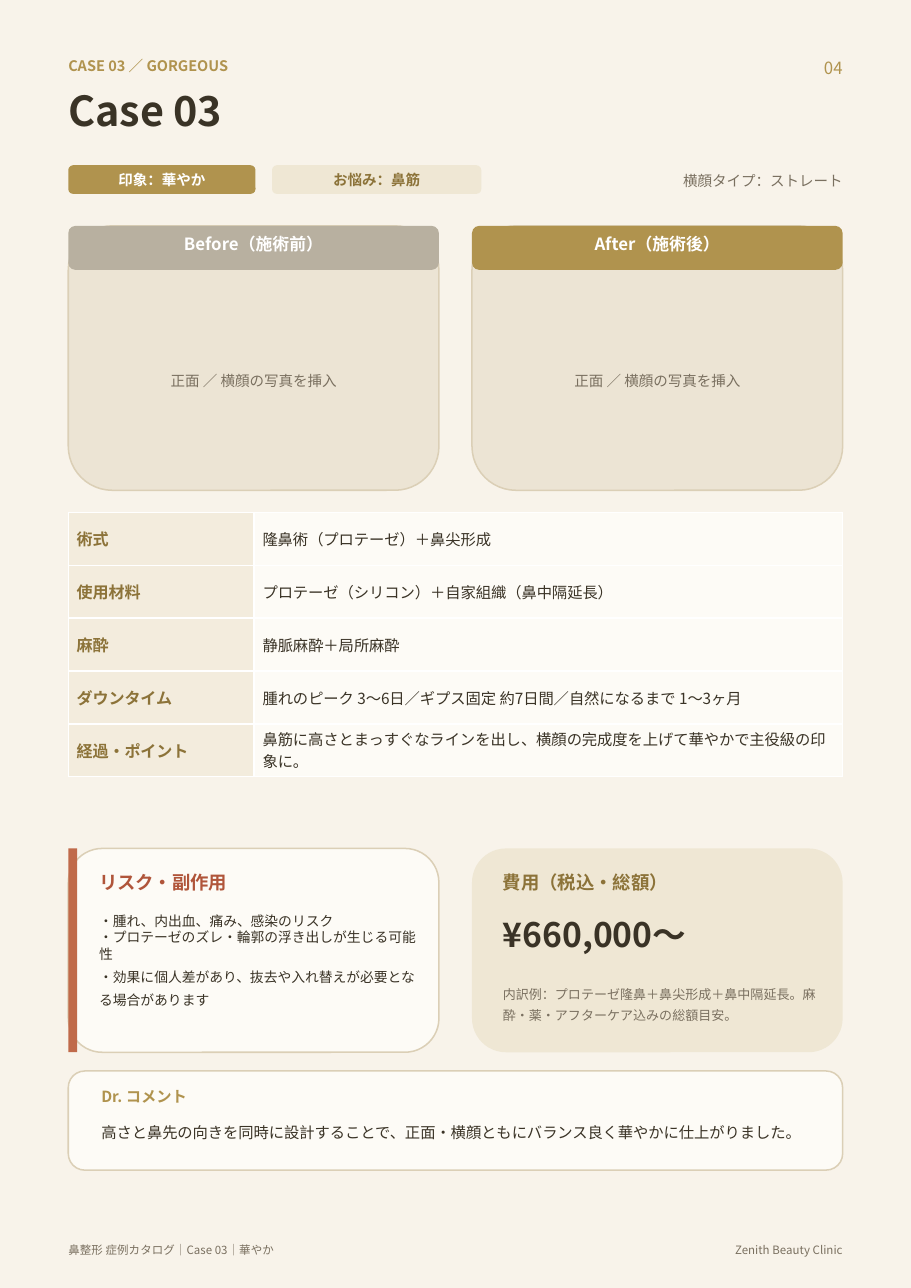
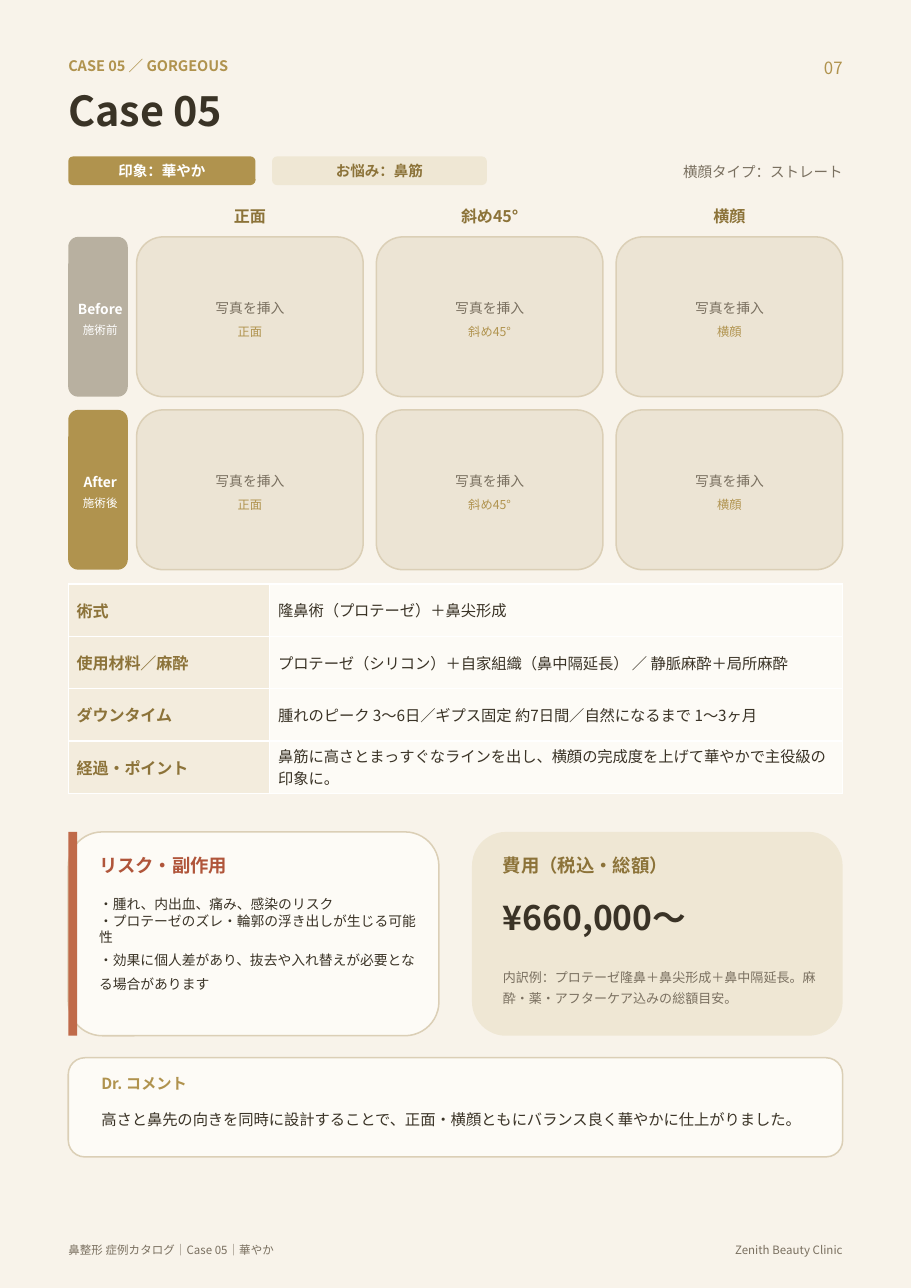
Before and after one commit to hidekkobonba/nosejob, a slide deck: slide 8 of 鼻整形_症例カタログ.pptx (slide 5 before the commit). Drawn at 911x1288 pixels with LibreOffice and Linux fonts; fonts in the diff are those of the drawing. Boxes give left, top, right and bottom in pixels: in the first picture for what was removed or moved away, otherwise in the second. Text is boxed around its words. In the diff, an @@ line names an element or a change of style, - is before the commit and + after.

```diff
--- a/鼻整形_症例カタログ.pptx
+++ b/鼻整形_症例カタログ.pptx
@@ text at [68, 60, 229, 71]: text changed @@
-CASE 03 ／ GORGEOUS
+CASE 05 ／ GORGEOUS
@@ text at [824, 61, 843, 74]: text changed @@
-04
+07
@@ text at [68, 95, 223, 127]: text changed @@
-Case 03
+Case 05
@@ 2 texts, 1 rounded rectangle: place and size @@
-2 texts, 1 rounded rectangle at [68, 165, 843, 194]
+2 texts, 1 rounded rectangle at [68, 156, 843, 185]
@@ text "お悩み：鼻筋": place and size @@
-text "お悩み：鼻筋" at [333, 172, 420, 187]
+text "お悩み：鼻筋" at [336, 163, 423, 178]
@@ rounded rectangle: place and size @@
-rounded rectangle at [272, 165, 481, 194]
+rounded rectangle at [272, 156, 487, 185]
@@ text added at [234, 209, 266, 224], 10.5 pt, text #8C7339, bold @@
+正面
@@ text added at [461, 208, 518, 224], 10.5 pt, text #8C7339, bold @@
+斜め45°
@@ text added at [713, 206, 745, 227], 10.5 pt, text #8C7339, bold @@
+横顔
@@ text "Before" at [78, 303, 123, 335]: vertical alignment top to middle @@
@@ rounded rectangle removed at [68, 226, 440, 270] @@
@@ rounded rectangle added at [68, 237, 128, 397], fill #B8B0A0 @@
@@ rounded rectangle: place and size @@
-rounded rectangle at [68, 226, 440, 490]
+rounded rectangle at [137, 237, 364, 397]
@@ rounded rectangle added at [377, 237, 604, 397], fill #ECE4D4, outline #DBCFB6 1 pt @@
@@ rounded rectangle removed at [473, 226, 844, 270] @@
@@ rounded rectangle: place and size @@
-rounded rectangle at [473, 226, 844, 490]
+rounded rectangle at [616, 237, 843, 397]
@@ text at [78, 303, 123, 335]: text changed; size 11 to 9 pt @@
-Before（施術前）
+Before
+施術前
@@ text at [215, 301, 284, 337]: text changed; size 9.5 to 9 pt @@
-正面 ／ 横顔の写真を挿入
+写真を挿入
+正面
@@ text added at [455, 301, 524, 337], 9 pt, text #7A7060 @@
+写真を挿入
+斜め45°
@@ text at [695, 301, 764, 337]: text changed; size 9.5 to 9 pt @@
-正面 ／ 横顔の写真を挿入
+写真を挿入
+横顔
@@ text "After" at [83, 476, 118, 508]: vertical alignment top to middle @@
@@ rounded rectangle added at [68, 410, 128, 570], fill #B0934E @@
@@ rounded rectangle added at [137, 410, 364, 570], fill #ECE4D4, outline #DBCFB6 1 pt @@
@@ rounded rectangle added at [377, 410, 604, 570], fill #ECE4D4, outline #DBCFB6 1 pt @@
@@ rounded rectangle added at [616, 410, 843, 570], fill #ECE4D4, outline #DBCFB6 1 pt @@
@@ text at [83, 476, 118, 508]: text changed; size 11 to 9 pt @@
-After（施術後）
+After
+施術後
@@ text added at [215, 474, 284, 510], 9 pt, text #7A7060 @@
+写真を挿入
+正面
@@ text added at [455, 474, 524, 510], 9 pt, text #7A7060 @@
+写真を挿入
+斜め45°
@@ text added at [695, 474, 764, 510], 9 pt, text #7A7060 @@
+写真を挿入
+横顔
@@ table at [68, 584, 843, 793] @@
-row 2: 使用材料 | プロテーゼ（シリコン）＋自家組織（鼻中隔延長）
-row 3: 麻酔 | 静脈麻酔＋局所麻酔
+row 2: 使用材料／麻酔 | プロテーゼ（シリコン）＋自家組織（鼻中隔延長） ／ 静脈麻酔＋局所麻酔
@@ table: place and size @@
-table at [68, 512, 843, 777]
+table at [68, 584, 843, 793]
@@ 7 texts, 3 rounded rectangles, 1 rectangle: place and size @@
-7 texts, 3 rounded rectangles, 1 rectangle at [68, 848, 844, 1170]
+7 texts, 3 rounded rectangles, 1 rectangle at [68, 832, 844, 1157]
```
Also in this commit, not shown: 8 other slides changed, 2 slides added.
